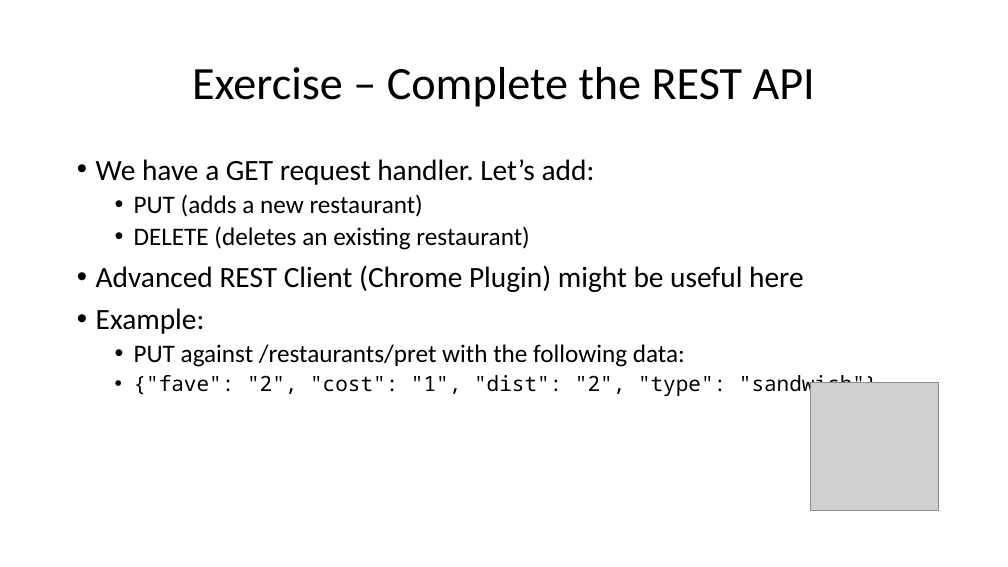
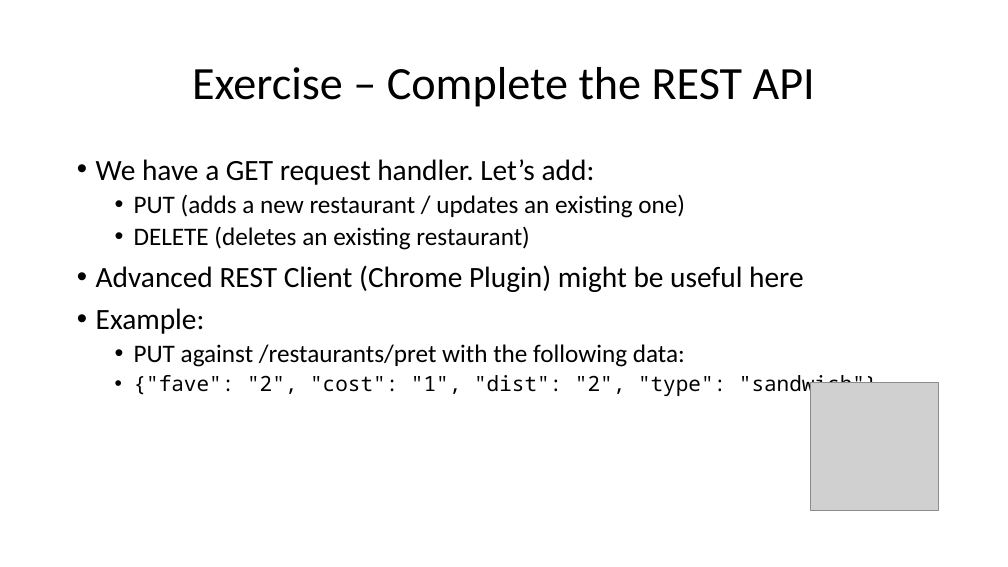
Before and after one commit to wilkotom/python_examples, a slide deck: slide 11 of Python as an additional language/Lesson 8/Session 8.pptx. Drawn at 1008x567 pixels with LibreOffice and Linux fonts; fonts in the diff are those of the drawing; grey boxes stand for pictures. Boxes give left, top, right and bottom in pixels: in the first picture for what was removed or moved away, otherwise in the second. Text is boxed around its words. In the diff, an @@ line names an element or a change of style, - is before the commit and + after.

```diff
--- a/Python as an additional language/Lesson 8/Session 8.pptx
+++ b/Python as an additional language/Lesson 8/Session 8.pptx
@@ text at (134,194,685,218): text changed @@
-  • PUT (adds a new restaurant)
+  • PUT (adds a new restaurant / updates an existing one)
```
Also in this commit, not shown: 1 other slide changed.
